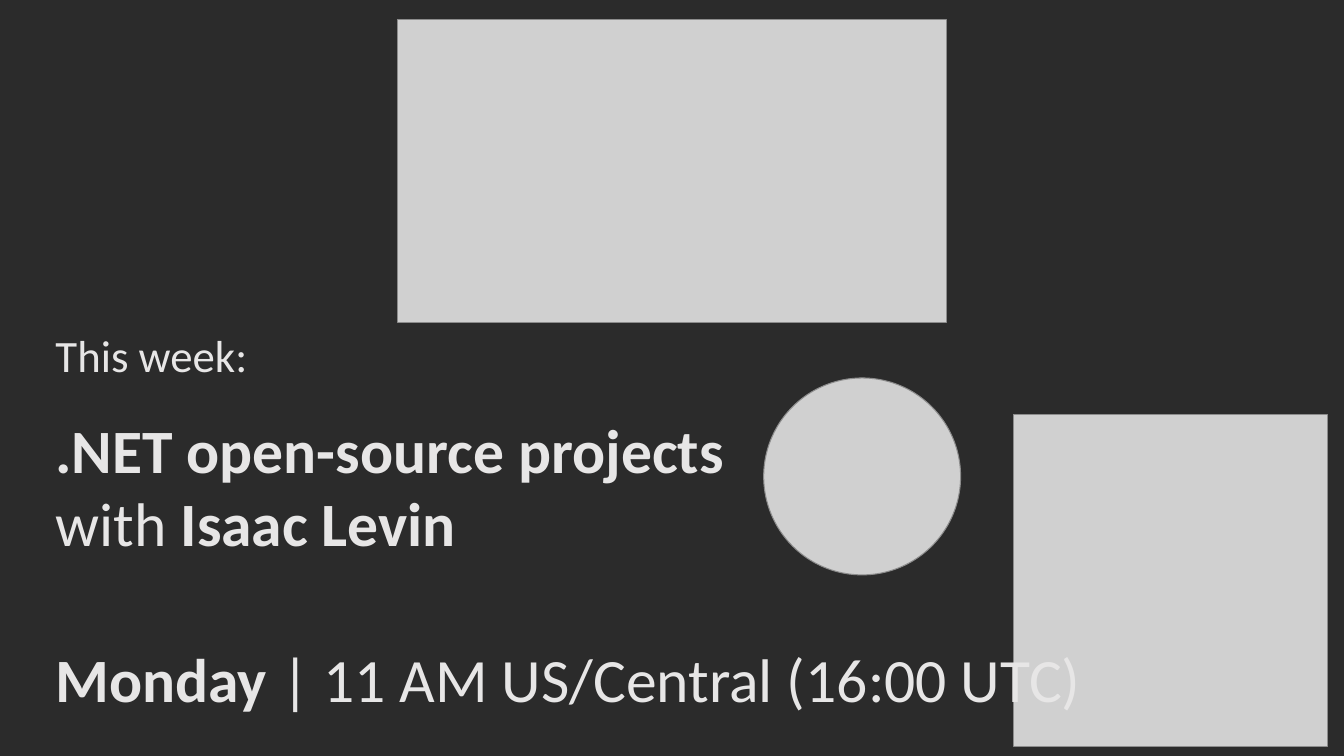
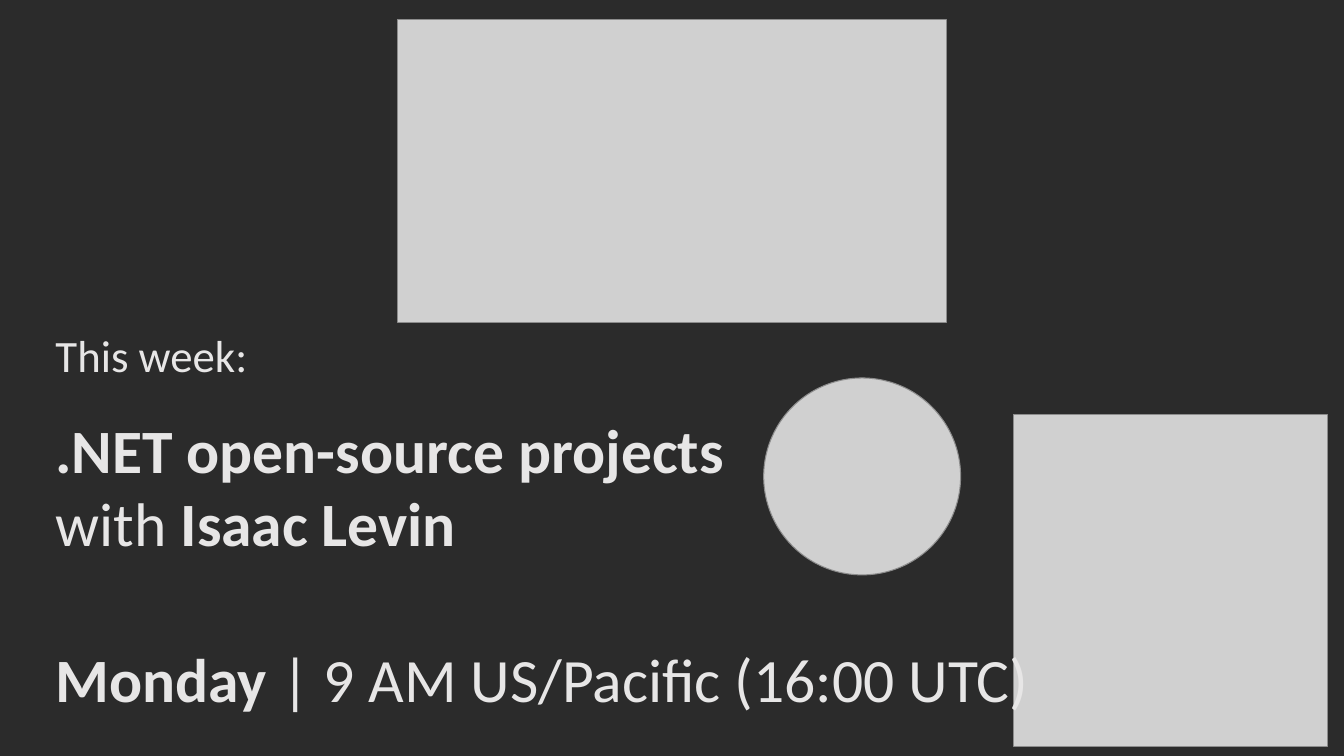
Before and after one commit to CamSoper/thedotnetdocs, a slide deck: slide 9 of media/bumpers/Bumpers.pptx. Drawn at 1344x756 pixels with LibreOffice and Linux fonts; fonts in the diff are those of the drawing; grey boxes stand for pictures; background and template pictures are left out; a plain dark background stands for a picture behind light text. Boxes give left, top, right and bottom in pixels: in the first picture for what was removed or moved away, otherwise in the second. Text is boxed around its words. In the diff, an @@ line names an element or a change of style, - is before the commit and + after.

```diff
--- a/media/bumpers/Bumpers.pptx
+++ b/media/bumpers/Bumpers.pptx
@@ text at bbox=[55, 651, 1029, 717]: text changed @@
-Monday | 11 AM US/Central (16:00 UTC)
+Monday | 9 AM US/Pacific (16:00 UTC)
```
Also in this commit, not shown: 3 other slides changed, 9 other files.
